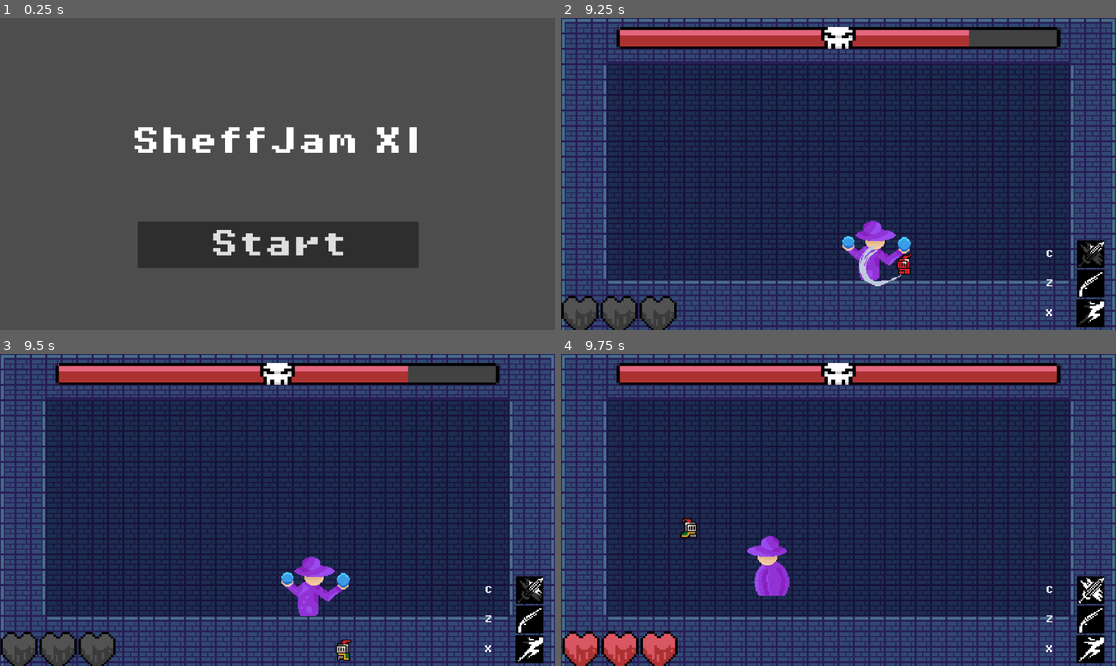
Above: before the commit, frames 1-4 (two rows, left to right).
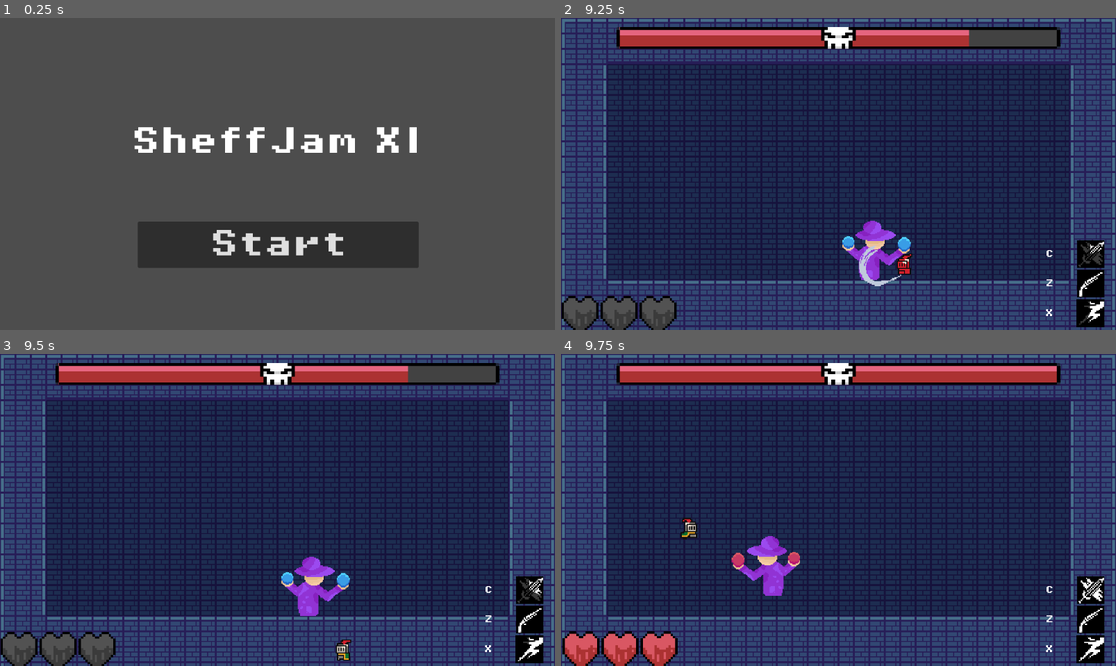
Above: after the commit, the same moments.

Repository: PjotrNik/shefjam
Game: Godot game, scene res://scenes/start_page.tscn
Two runs of this game, one before a commit and one after it. Both use one fixed random seed, a clock stepped at 60 frames per second and the inputs below.
Inputs:
- Up to frame 1 (0.25 s): no input
- Up to frame 2 (9.25 s): click "Start" at 0.5 s; hold Right (move_right) 1.28-2.78 s; tap X (dash) every 2.25 s from 1.35 to 8.1 s; tap Up (jump) at 1.52, 2.27, 3.77, 4.52, 5.27, 6.77, 7.52, 8.27 s; tap C (melee_attack) every 2.25 s from 2.1 to 8.85 s; hold Left (move_left) 2.78-3.53 s; tap Z (ranged_attack) at 2.85, 5.1, 7.35 s; hold Right (move_right) 3.53-5.03 s; hold Left (move_left) 5.03-5.78 s; hold Right (move_right) 5.78-6.53 s; hold Left (move_left) 6.53-8.03 s; hold Right (move_right) from 8.03 s (still down)
- Up to frame 3 (9.5 s): keep holding Right (move_right)
- Up to frame 4 (9.75 s): keep holding Right (move_right); tap Z (ranged_attack) at 9.6 s

Frames 1-3 are identical in both runs. In frame 4, 0.6% of the frame differs, in the area x 30-44%, y 63-78%.

Commit message:
phase 2 functionallity added

Diff:
--- a/scenes/shockwave.tscn
+++ b/scenes/shockwave.tscn
@@ -85,7 +85,7 @@
 scale = Vector2(1.64844, 1.62227)
 sprite_frames = SubResource("SpriteFrames_32lff")
 autoplay = "default"
-frame_progress = 0.0393479
+frame_progress = 0.739069
 
 [node name="Timer" type="Timer" parent="."]
 
--- a/scripts/Boss_Walk.gd
+++ b/scripts/Boss_Walk.gd
@@ -32,14 +32,19 @@
 	#Do attack, chance of slash or wave
 	if (abs(player_distance) < 160):
 		var chance = rng.randi_range(0,100)
-		if chance > 60:
-			Transitioned.emit(self, "Boss_Slash")
-		elif chance > 50:
-			Transitioned.emit(self, "Boss_shockwave_phase2")
-		elif chance > 40:
-			Transitioned.emit(self, "Boss_Jump")
+
+		if $"../..".phase == 2:
+			if chance > 60:
+				Transitioned.emit(self, "Boss_Slash")
+			elif chance > 40:
+				Transitioned.emit(self, "Boss_Jump")
+			else:
+				Transitioned.emit(self, "Boss_shockwave_phase2")
 		else:
-			Transitioned.emit(self, "Boss_Shockwave")
+			if chance > 40:
+				Transitioned.emit(self, "Boss_Slash")
+			else:
+				Transitioned.emit(self, "Boss_Shockwave")
 
 	if player_distance > 0:
 		$"../..".direction = 1
